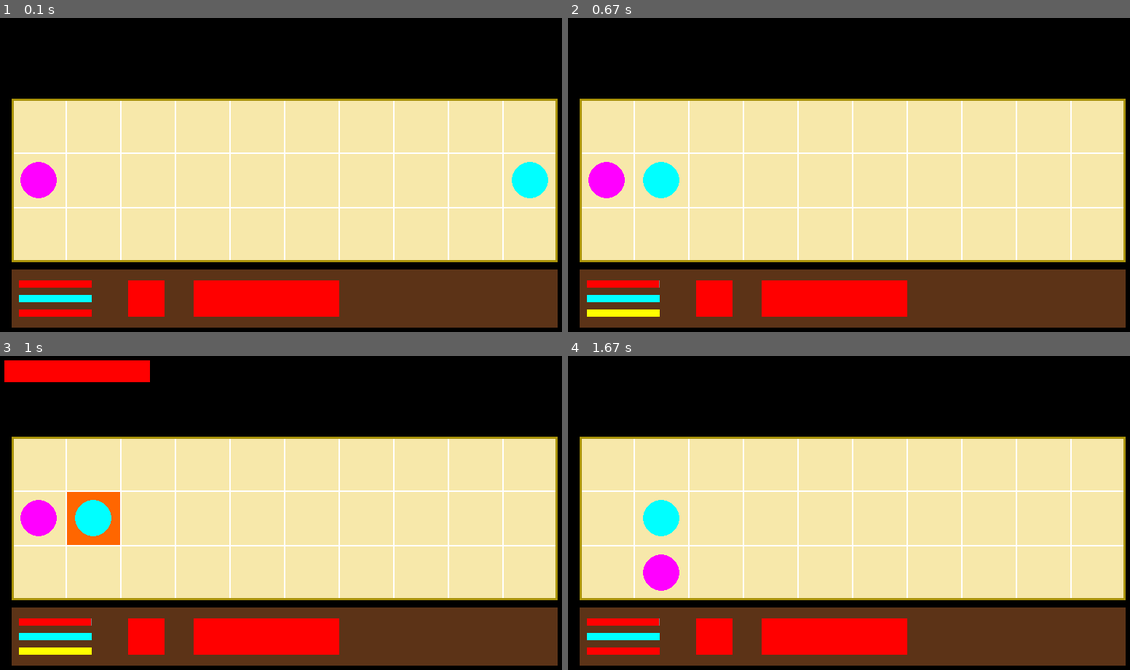
Above: before the commit, frames 1-4 (two rows, left to right).
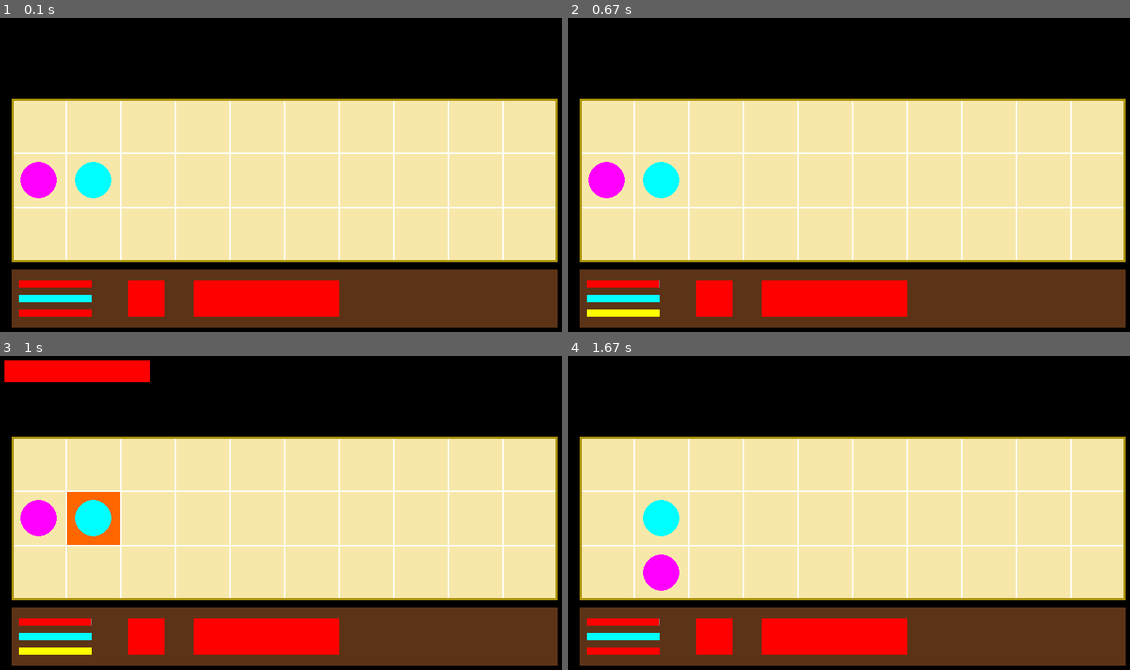
Above: after the commit, the same moments.

Repository: Assiriss/Pygame_Git_pogect
Game: pygame game, started from main.py
Same seed, same stepped clock (60 frames per second), same inputs: the game is played once before the commit and once after it.
Inputs (mouse positions are in pixels of both pictures, inside the frame that each line leads up to):
- Up to frame 1 (0.1 s): no input
- Up to frame 2 (0.67 s): click (624, 313) at 0.38 s
- Up to frame 3 (1 s): click (67, 497) at 0.72 s
- Up to frame 4 (1.67 s): click (702, 641) at 1.05 s; click (663, 582) at 1.38 s

The runs differ from the first frame. In frame 1, 1.2% of the frame differs, in the area x 13-98%, y 45-58%; in frame 2, nothing differs; in frame 3, nothing differs; in frame 4, nothing differs.

Commit message:
dvizhok
bugfix

Diff:
--- a/data/test.txt
+++ b/data/test.txt
@@ -1,3 +1,3 @@
 ..........
-@........d
+@d........
 ..........
--- a/main.py
+++ b/main.py
@@ -140,12 +140,15 @@
                         self.hero.pos = (zi, i)
                         for i1 in range(self.hero.range * -1, self.hero.range + 1):
                             if 0 <= i1 + i <= self.height - 1:
-                                for j in range(-1, 2):
-                                    if 0 <= j + zi <= self.width - 1:
-                                        if self.boardshow[i1 + i][j + zi] != '@' and self.boardshow[i1 + i][j + zi] != 'e':
-                                            self.boardshow[i1 + i][j + zi] = 'b'
-                                        elif self.boardshow[i1 + i][j + zi] == 'e':
+                                for jk in range(-1, 2):
+                                    if 0 <= jk + zi <= self.width - 1:
+                                        if self.boardshow[i1 + i][jk + zi] == '@':
+                                            self.boardshow[i1 + i][jk + zi] = 'b'
+                                        elif self.boardshow[i1 + i][jk + zi] == 'e' or self.boardshow[i1 + i][jk + zi] == 'e2':
                                             self.boardshow = 'e1'
+                                        else:
+                                            self.boardshow[i1 + i][jk + zi] = 'b'
+
 
 
 
@@ -269,7 +272,7 @@
                     kol = evildude.range
                     prx = pos_x
                     pry = pos_y
-                    while (pos_x, pos_y) != (self.playerx, self.playery) or kol > 0:
+                    while (pos_x, pos_y) != (self.playerx, self.playery) and kol > 0:
 
                         prx = pos_x
                         pry = pos_y
@@ -353,31 +356,23 @@
                 self.playerx = cell_coords[0]
                 self.playery = cell_coords[1]
                 self.hero.pos = (self.playerx, self.playery)
+                print(self.hero.pos)
                 for i in range(self.height):
                     for j in range(self.width):
-                        if self.boardshow[i][j] == 'e':
-                            pass
-                        elif self.boardshow[i][j] == 'e1' or self.boardshow[i][j] == 'e12':
-                            self.boardshow[i][j] = 'e'
-                        else:
-                            self.boardshow[i][j] = '0'
-                        if self.board[i][j] != 'e' and self.board[i][j] != '@':
-                            self.board[i][j] = '.'
-                self.boardshow[self.playery][self.playerx] = 'b'
-                self.boardshow[cell_coords[1]][cell_coords[0]] = '@'
-                self.board[self.playery][self.playerx] = '.'
-                self.board[cell_coords[1]][cell_coords[0]] = '@'
-                for i1 in range(self.hero.range * -1, self.hero.range + 1):
-                    if 0 <= i1 + cell_coords[1] <= self.height - 1:
-                        for j in range(-1, 2):
-                            if 0 <= j + cell_coords[0] <= self.width - 1:
-                                if self.boardshow[i1 + cell_coords[1]][j + cell_coords[0]] != '@' and \
-                                        self.boardshow[i1 + cell_coords[1]][j + cell_coords[0]] != 'e':
-                                    self.boardshow[i1 + cell_coords[1]][j + cell_coords[0]] = 'b'
-                                if self.boardshow[i1 + cell_coords[1]][j + cell_coords[0]] == 'e':
-                                    self.boardshow[i1 + cell_coords[1]][j + cell_coords[0]] = 'e1'
-                                if self.boardshow[i1 + cell_coords[1]][j + cell_coords[0]] == 'e2':
-                                    self.boardshow[i1 + cell_coords[1]][j + cell_coords[0]] = 'e12'
+                        if self.boardshow[i][j] == 'e1' or self.boardshow[i][j] == 'e12':
+                            print(j, i, end='<===== \n')
+                            print()
+                            if abs(self.playery - i) > self.hero.range or abs(self.playerx - j) > self.hero.range:
+                                self.boardshow[i][j] = 'e'
+
+                        if self.boardshow[i][j] == 'e' or self.boardshow[i][j] == 'e2':
+                            if abs(self.playery - i) <= self.hero.range and abs(self.playerx - j) <= self.hero.range:
+                                self.boardshow[i][j] = 'e1'
+
+                for i in range(len(self.boardshow)):
+                    for j in range(len(self.boardshow[i])):
+                        print(self.boardshow[i][j], end='')
+                    print()
             elif self.butweap1active and (self.boardshow[cell_coords[1]][cell_coords[0]] == 'e1' or
                                        self.boardshow[cell_coords[1]][cell_coords[0]] == 'e12'):
                 self.enemies[(cell_coords[0], cell_coords[1])].health -= self.hero.damage
